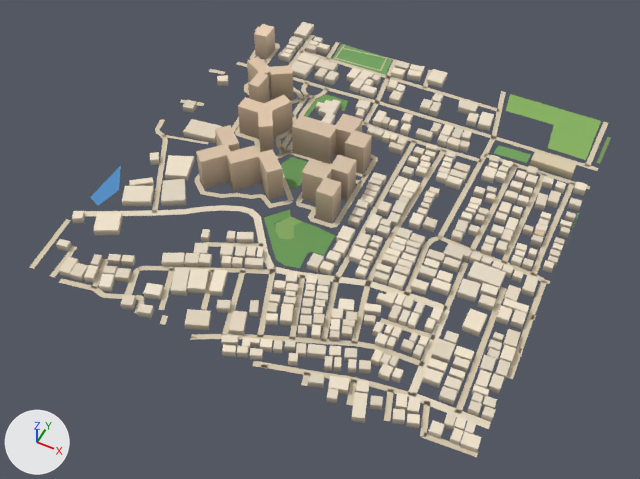
An edit to the glTF model public/assets/bengaluru-region-v1/tiles/t-3_-21-l0.glb, drawn before and after from the same camera.
Both versions are drawn from a 50 mm camera at (-954.0, -10900.0, 716.0) aimed at (-1250.0, -10308.0, -25.0). Lighting does not change. The marker at lower left points along +X, +Y and +Z. The older version comes first. Vertices at exactly the same position are counted once.

In view in the first picture: 'building', 'ground' and 1 more.
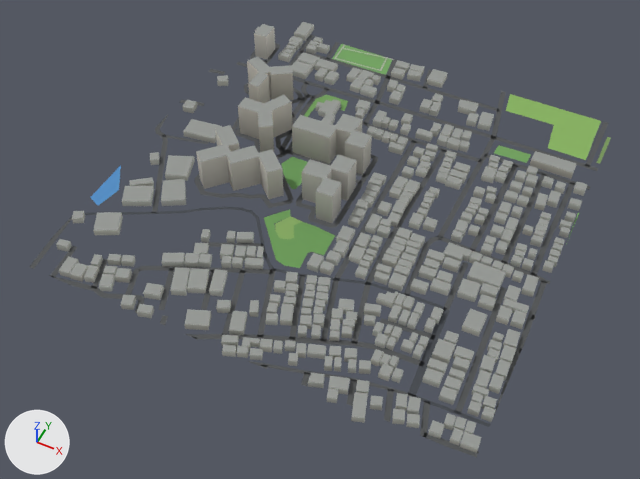
Where the change shows, as pixel boxes (x1, y1, x2, y2) in the pictures (640 x 479 px; the box of a moved part takes in the faces that stretch with it):
'ground', reshaped: before (29, 35, 611, 457); after (30, 35, 611, 457)
part 1 of me_building, recoloured (darker): (56, 22, 587, 453) in both
part 2 of me_ground, moved or reshaped: before (411, 392, 491, 429); after (411, 394, 490, 427)
part 3 of me_ground, rebuilt: before (84, 205, 275, 270); after (85, 207, 274, 269)
part 4 of me_ground, rebuilt: before (272, 267, 448, 312); after (274, 268, 447, 311)
part 5 of me_ground, rebuilt: before (252, 361, 412, 398); after (249, 361, 411, 396)
part 6 of me_ground, moved or reshaped: before (155, 45, 506, 224); after (155, 35, 506, 224)
part 7 of me_ground, moved or reshaped: before (43, 219, 528, 457); after (43, 217, 534, 457)
part 8 of me_ground, moved or reshaped: (585, 122, 608, 167) in both
part 9 of me_ground, recoloured: (30, 43, 608, 436) in both

The change in detail:
me_building is used by ob_building; location (-1500.0, -10500.0, 0.0).
me_building had 3114 vertices, 3931 faces and spanned x 2.0..500.0, y -14.0..514.0, z 0.0..42.0.
me_building now has 3114 vertices, 4748 faces and spans x 2.0..500.0, y -14.0..514.0, z 0.0..42.0.
me_building part 1: 3931 kept faces spanning x 2.0..500.0, y -14.0..514.0, z 0.0..42.0 get new vertex colours.
me_ground is used by ob_ground; location (-1500.0, -10500.0, 0.0).
me_ground had 1067 vertices, 897 faces and spanned x -3.0..503.0, y -3.0..501.0, z 1.0.
me_ground now has 1093 vertices, 923 faces and spans x 0.0..500.0, y 0.0..500.0, z 1.0.
me_ground part 2: the loose piece of 8 vertices spanning x 424.0..500.0, y 31.0..41.0, z 1.0 is scaled about its middle by (1, 0.495, 1).
me_ground part 3: the loose piece of 30 vertices spanning x -2.0..237.0, y 80.0..178.0, z 1.0 is rebuilt with 30 vertices and now spans x 0.0..236.0, y 81.0..176.0, z 1.0.
me_ground part 4: the loose piece of 22 vertices spanning x 234.0..417.0, y 108.0..148.0, z 1.0 is rebuilt with 22 vertices and now spans x 235.0..417.0, y 110.0..146.0, z 1.0.
me_ground part 5: the loose piece of 16 vertices spanning x 273.0..424.0, y -3.0..38.0, z 1.0 is rebuilt with 16 vertices and now spans x 268.0..424.0, y 0.0..37.0, z 1.0.
me_ground part 6: 20 vertices moved from x -1.0..240.0, y 190.0..457.0, z 1.0 to x 0.0..238.0, y 190.0..457.0, z 1.0; 28 vertices removed from x -3.0..359.0, y 195.0..501.0, z 1.0; 39 vertices added at x 0.0..359.0, y 197.0..500.0, z 1.0.
me_ground part 7: 19 vertices moved from x 6.0..501.0, y -1.0..129.0, z 1.0 to x 0.0..500.0, y 0.0..129.0, z 1.0; 18 vertices removed from x -3.0..503.0, y -3.0..94.0, z 1.0; 33 vertices added at x 0.0..500.0, y 0.0..152.0, z 1.0.
me_ground part 8: 4 vertices moved from x 485.0..491.0, y 442.0..471.0, z 1.0 to x 485.0..491.0, y 446.0..480.0, z 1.0.
me_ground part 9: 596 kept faces spanning x 0.0..500.0, y 0.0..500.0, z 1.0 get new vertex colours; the middle colour goes from beige #d7c9ae to dark grey #535556.
